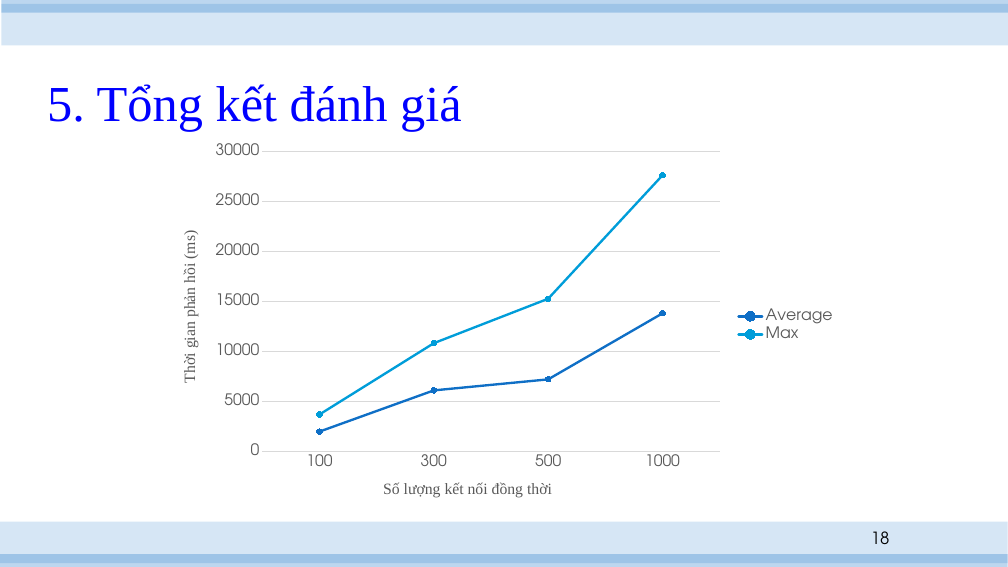
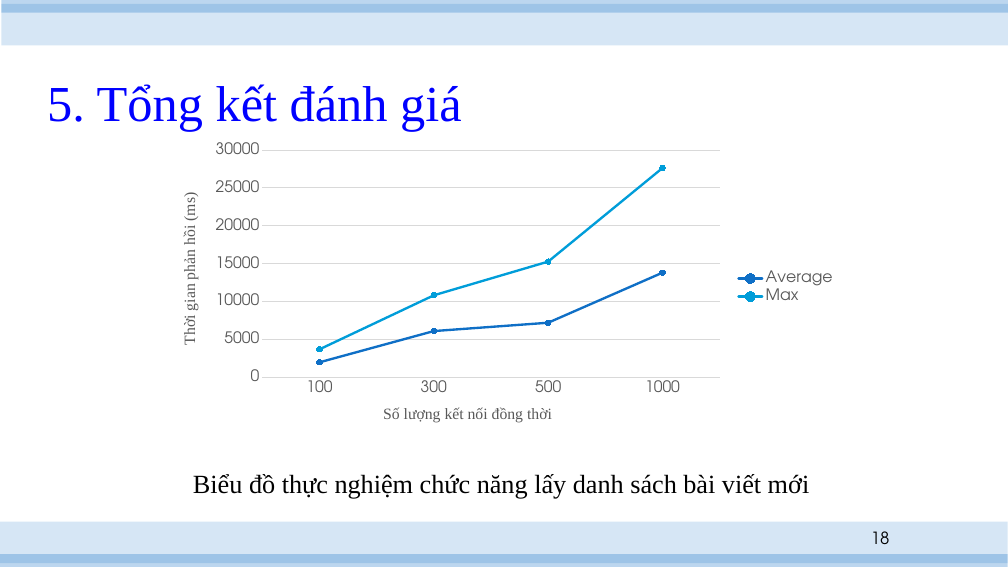
Before and after one commit to hvngoc/Presentation, a slide deck: slide 18 of slide.pptx. Drawn at 1008x567 pixels with LibreOffice and Linux fonts; fonts in the diff are those of the drawing. Boxes give left, top, right and bottom in pixels: in the first picture for what was removed or moved away, otherwise in the second. Text is boxed around its words. In the diff, an @@ line names an element or a change of style, - is before the commit and + after.

```diff
--- a/slide.pptx
+++ b/slide.pptx
@@ line chart: place and size @@
-line chart at (164,136,845,514)
+line chart at (164,136,845,439)
@@ text added at (193,474,810,499), 25 pt, text #000000 @@
+Biểu đồ thực nghiệm chức năng lấy danh sách bài viết mới
```
Also in this commit, not shown: 7 other slides changed.
